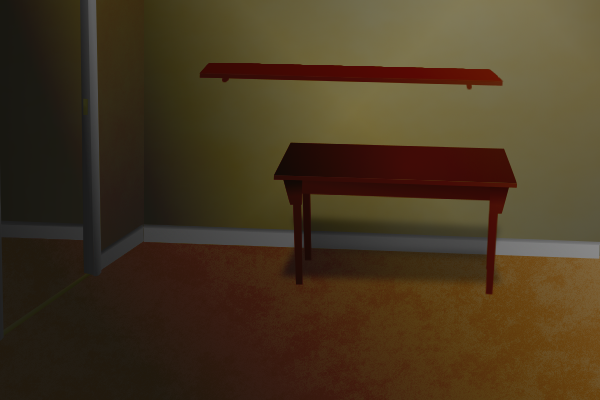
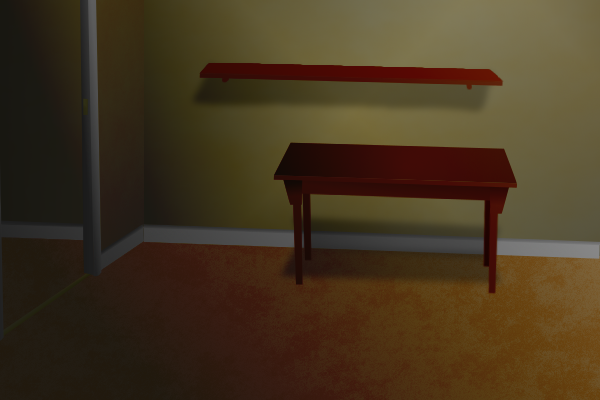
Revision of a layered 600×400 image; what changed, layer by layer:
added layer "Shelf Shadow" (multiply, 23%) above "Table" over (189, 60, 498, 116)
added layer "Clipboard" in group "Table" over (487, 206, 499, 295)
painted on "TableLeg" over (485, 208, 499, 295)
removed layer "TableLegDarken" (was multiply, 27%) from group "Table" over (302, 186, 499, 271)
added layer "Clipboard #1" in group "Table" over (483, 186, 491, 268)
painted on "TableLeg copy" over (302, 186, 499, 271)
